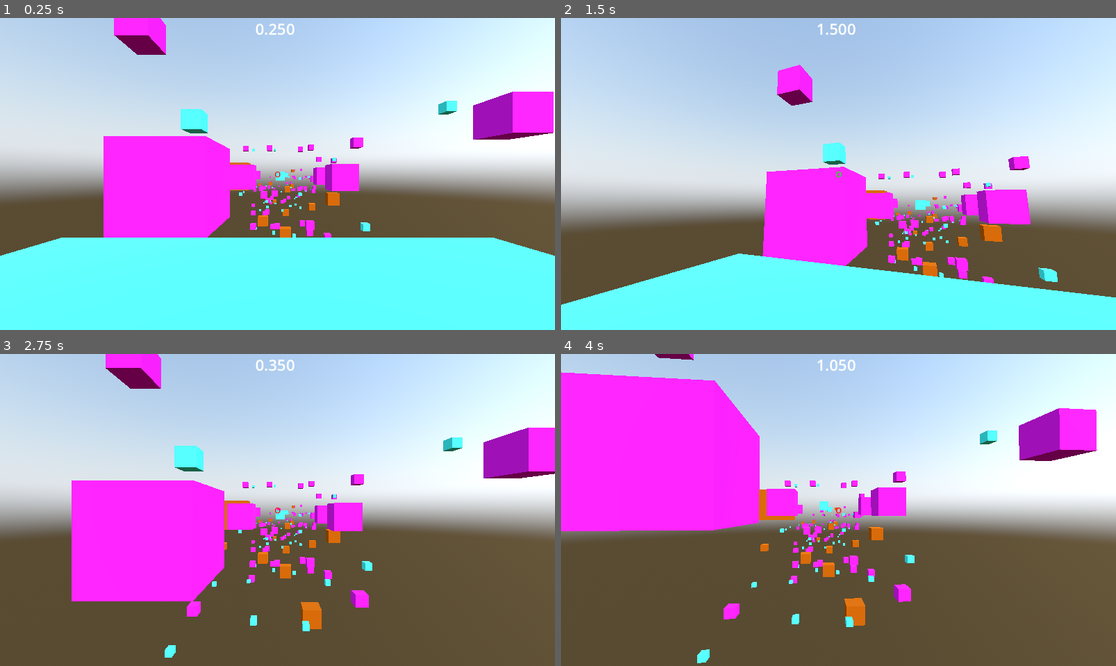
Above: before the commit, frames 1-4 (two rows, left to right).
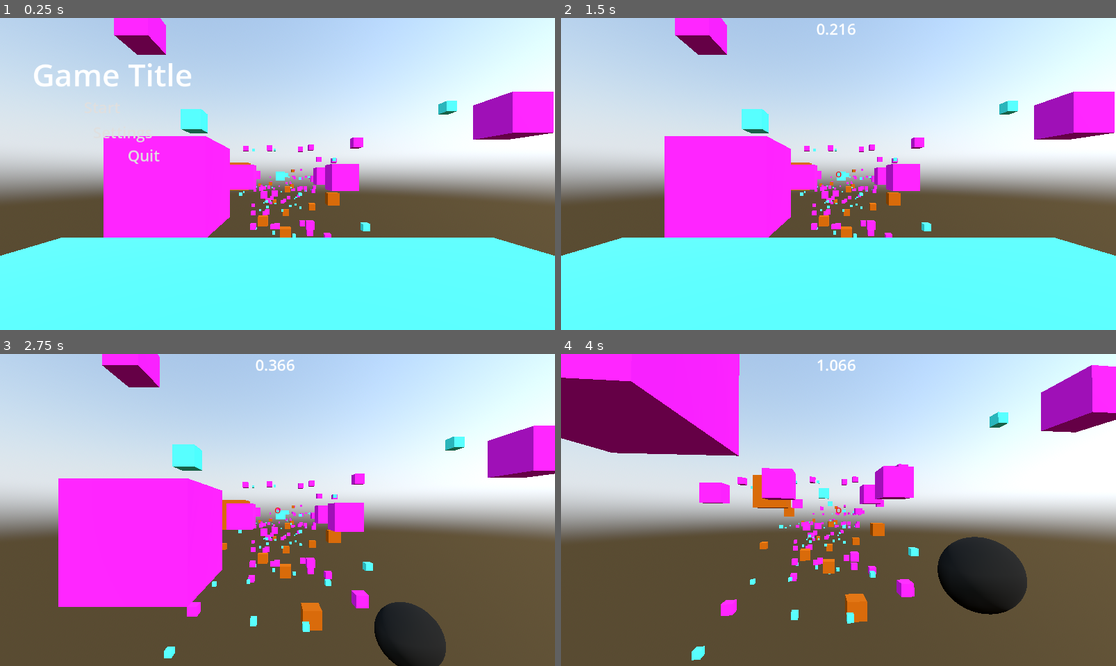
Above: after the commit, the same moments.

Repository: Ben-Bingham/GMTK-2025
Game: Godot game, scene res://main.tscn
Same seed, same stepped clock (60 frames per second), same inputs: the game is played once before the commit and once after it. Sound files missing from this copy of the repository are replaced by a short silence.
Inputs (mouse positions are in pixels of both pictures, inside the frame that each line leads up to):
- Up to frame 1 (0.25 s): no input
- Up to frame 2 (1.5 s): click (683, 133) at 0.5 s, where only the run after the commit has a clickable "Settings"; click (660, 108) at 1.25 s, where only the run after the commit has a clickable "Start"
- Up to frame 3 (2.75 s): tap Enter at 2 s; move the mouse to (305, 510) at 2.02 s; press the mouse at (305, 510) at 2.03 s; hold W (move_forward) from 2.03 s (still down); tap Space (jump) at 2.27, 2.57 s; tap R at 2.3 s
- Up to frame 4 (4 s): keep holding W (move_forward); move the mouse to (810, 510) at 2.77 s; release the mouse at (810, 510) at 2.78 s; tap R at 2.85 s; tap Space (jump) at 3.02, 3.05, 3.32 s; move the mouse to (849, 503) at 3.52 s; hold Space (jump) from 3.53 s (still down); click (849, 503) at 3.8 s

The runs differ from the first frame. In frame 1, 1.0% of the frame differs, in the area x 6-54%, y 1-52%; in frame 2, 44%, in the area x 0-100%, y 0-92%; in frame 3, 4.5%; in frame 4, 27%.

Commit message:
Refined restart and pause menu

Diff:
--- /dev/null
+++ b/default_bus_layout.tres
@@ -0,0 +1,4 @@
+[gd_resource type="AudioBusLayout" format=3 uid="uid://cdn2llv0p4rtt"]
+
+[resource]
+bus/0/volume_db = 0.0672607
--- a/main.gd
+++ b/main.gd
@@ -1,11 +1,69 @@
 extends Node
 
+var paused = true;
+var gameStarted = false;
+
+signal startGame;
+signal unpause;
+signal pause;
+
+signal restart;
+
 func _ready():
+	var startAndResumeButton = $PauseMenu/StartAndResume;
+	startAndResumeButton.text = "Start";
+
+func pauseFunc():
+	var startAndResumeButton = $PauseMenu/StartAndResume;
+	startAndResumeButton.text = "Resume";
+
+	var inGameUi = $InGameUI;
+	inGameUi.hide();
+
+	var pauseMenu = $PauseMenu;
+	pauseMenu.show();
+
+	Input.mouse_mode = Input.MOUSE_MODE_VISIBLE;
+
+	pause.emit();
+	paused = true;
+
+func unpauseFunc():
+	if !gameStarted:
+		startGame.emit();
+		gameStarted = true;
+
+	unpause.emit();
+
+	var inGameUi = $InGameUI;
+	inGameUi.show();
+
+	var pauseMenu = $PauseMenu;
+	pauseMenu.hide();
+
 	Input.mouse_mode = Input.MOUSE_MODE_CAPTURED;
+
+	paused = false;
 
 func _input(event):
 	if event is InputEventKey:
 		if event.keycode == KEY_ESCAPE:
-			get_tree().quit();
-		if event.keycode == KEY_R:
-			get_tree().reload_current_scene();
+			if !paused:
+				pauseFunc();
+
+		if event.keycode == KEY_R && !paused:
+			restart.emit();
+			var done = $InGameUI/Stopwatch/Done;
+			done.hide();
+
+			var inGameUi = $InGameUI;
+			inGameUi.show();
+
+func _on_start_and_resume_button_down() -> void:
+	unpauseFunc();
+
+func _on_settings_button_down() -> void:
+	pass # Replace with function body.
+
+func _on_quit_button_down() -> void:
+	get_tree().quit();
--- a/main.tscn
+++ b/main.tscn
@@ -68,6 +68,9 @@
 adjustment_enabled = true
 adjustment_saturation = 1.3
 
+[sub_resource type="LabelSettings" id="LabelSettings_2cqfq"]
+font_size = 64
+
 [node name="Main" type="Node"]
 script = ExtResource("1_0xm2m")
 
@@ -124,10 +127,11 @@
 autoplay = true
 script = ExtResource("11_2cqfq")
 
-[node name="CanvasLayer" type="CanvasLayer" parent="."]
+[node name="InGameUI" type="CanvasLayer" parent="."]
+visible = false
 follow_viewport_enabled = true
 
-[node name="Crosshair" type="Label" parent="CanvasLayer" node_paths=PackedStringArray("player")]
+[node name="Crosshair" type="Label" parent="InGameUI" node_paths=PackedStringArray("player")]
 anchors_preset = 8
 anchor_left = 0.5
 anchor_top = 0.5
@@ -143,7 +147,7 @@
 script = ExtResource("4_272bh")
 player = NodePath("../../Player")
 
-[node name="Stopwatch" type="Label" parent="CanvasLayer" node_paths=PackedStringArray("player")]
+[node name="Stopwatch" type="Label" parent="InGameUI" node_paths=PackedStringArray("player", "main")]
 anchors_preset = 5
 anchor_left = 0.5
 anchor_right = 0.5
@@ -154,8 +158,9 @@
 label_settings = SubResource("LabelSettings_5vw27")
 script = ExtResource("5_5vw27")
 player = NodePath("../../Player")
-
-[node name="Done" type="Label" parent="CanvasLayer/Stopwatch"]
+main = NodePath("../..")
+
+[node name="Done" type="Label" parent="InGameUI/Stopwatch"]
 visible = false
 layout_mode = 0
 offset_left = -447.5
@@ -165,7 +170,7 @@
 text = "Final Time: 9999.999"
 label_settings = SubResource("LabelSettings_kek77")
 
-[node name="Restart" type="Label" parent="CanvasLayer/Stopwatch/Done"]
+[node name="Restart" type="Label" parent="InGameUI/Stopwatch/Done"]
 layout_mode = 0
 offset_left = 44.0
 offset_top = 122.0
@@ -638,7 +643,7 @@
 transform = Transform3D(1, 0, 0, 0, 1, 0, 0, 0, 1, 0, -3.8464, 0)
 
 [node name="Finish Line" type="StaticBody3D" parent="Level"]
-transform = Transform3D(1, 0, 0, 0, 1, 0, 0, 0, 1, 2424.35, -36.6014, 43.3821)
+transform = Transform3D(1, 0, 0, 0, 1, 0, 0, 0, 1, 76.3861, -36.6014, 43.3821)
 
 [node name="CollisionShape3D" type="CollisionShape3D" parent="Level/Finish Line"]
 shape = SubResource("SphereShape3D_272bh")
@@ -650,4 +655,45 @@
 [node name="WorldEnvironment" type="WorldEnvironment" parent="."]
 environment = SubResource("Environment_4c57u")
 
+[node name="PauseMenu" type="CanvasLayer" parent="."]
+
+[node name="Title" type="Label" parent="PauseMenu"]
+offset_left = 67.0
+offset_top = 73.0
+offset_right = 400.0
+offset_bottom = 161.0
+text = "Game Title"
+label_settings = SubResource("LabelSettings_2cqfq")
+
+[node name="StartAndResume" type="Button" parent="PauseMenu"]
+offset_left = 146.0
+offset_top = 159.0
+offset_right = 278.0
+offset_bottom = 212.0
+theme_override_font_sizes/font_size = 32
+text = "Resume"
+flat = true
+
+[node name="Settings" type="Button" parent="PauseMenu"]
+offset_left = 189.0
+offset_top = 211.0
+offset_right = 321.0
+offset_bottom = 264.0
+theme_override_font_sizes/font_size = 32
+text = "Settings"
+flat = true
+
+[node name="Quit" type="Button" parent="PauseMenu"]
+offset_left = 233.0
+offset_top = 259.0
+offset_right = 365.0
+offset_bottom = 312.0
+theme_override_font_sizes/font_size = 32
+text = "Quit
+"
+flat = true
+
 [connection signal="finished" from="Player/Music" to="Player/Music" method="_on_finished"]
+[connection signal="button_down" from="PauseMenu/StartAndResume" to="." method="_on_start_and_resume_button_down"]
+[connection signal="button_down" from="PauseMenu/Settings" to="." method="_on_settings_button_down"]
+[connection signal="button_down" from="PauseMenu/Quit" to="." method="_on_quit_button_down"]
--- a/player.gd
+++ b/player.gd
@@ -35,11 +35,47 @@
 
 @export var finishSphere : StaticBody3D;
 
+var enableInput = false;
+
+func gameStart():
+	enableInput = true;
+
+func gameUnpause():
+	enableInput = true;
+
+func pause():
+	enableInput = false;
+
+func restart():
+	position = Vector3(0.0, 2.234, 0.0);
+	rotation = Vector3(0.0, deg_to_rad(-90.0), 0.0);
+	forward = Vector3(0.0, 0.0, -1.0);
+	right = Vector3(1.0, 0.0, 0.0);
+	up_direction = Vector3(0.0, 1.0, 0.0);
+	state = State.FALLING;
+
+	velocity = Vector3();
+
+	var cam = $Camera3D;
+	cam.rotation = Vector3(0.0, 0.0, 0.0);
+
+	hasWon = false;
+
+	var grapple = $Camera3D/RayCast3D/Grapple;
+	grapple.grappling = false;
+
+	var hook = $Camera3D/RayCast3D/Grapple/Hook;
+	hook.hide();
+
 func _ready():
 	motion_mode = CharacterBody3D.MOTION_MODE_GROUNDED;
+	get_parent().connect("startGame", gameStart);
+	get_parent().connect("unpause", gameUnpause);
+	get_parent().connect("pause", pause);
+	get_parent().connect("restart", restart);
 
 func _input(event):
-	if event is InputEventMouseMotion:
+	if event is InputEventMouseMotion && enableInput:
 		rotate_y(-event.relative.x * lookSensitivity);
 		forward = forward.rotated(Vector3.UP, -event.relative.x * lookSensitivity);
 
@@ -53,13 +89,13 @@
 
 	match state:
 		State.IDLE:
-			if Input.get_vector("move_left", "move_right", "move_backward", "move_forward"):
+			if Input.get_vector("move_left", "move_right", "move_backward", "move_forward") && enableInput:
 				state = State.RUNNING
 
-			if Input.is_action_pressed("jump"):
+			if Input.is_action_pressed("jump") && enableInput:
 				state = State.JUMPING;
 
-			if Input.is_action_pressed("grapple") && rayCast.is_colliding():
+			if Input.is_action_pressed("grapple") && rayCast.is_colliding() && enableInput:
 				grapplePoint = rayCast.get_collision_point();
 				state = State.GRAPPLING;
 				start_grapple.emit();
@@ -81,10 +117,10 @@
 				state = State.FALLING;
 
 		State.RUNNING:
-			if !Input.get_vector("move_left", "move_right", "move_backward", "move_forward"):
+			if !Input.get_vector("move_left", "move_right", "move_backward", "move_forward") && enableInput:
 				state = State.IDLE;
 
-			if Input.is_action_pressed("grapple") && rayCast.is_colliding():
+			if Input.is_action_pressed("grapple") && rayCast.is_colliding() && enableInput:
 				grapplePoint = rayCast.get_collision_point();
 				state = State.GRAPPLING;
 				start_grapple.emit();
@@ -105,7 +141,7 @@
 			if velocity.length() > maxGroundSpeed:
 				velocity = velocity.normalized() * maxGroundSpeed;
 
-			if Input.is_action_pressed("jump"):
+			if Input.is_action_pressed("jump") && enableInput:
 				state = State.JUMPING;
 
 			if !is_on_floor():
@@ -116,7 +152,7 @@
 			state = State.FALLING;
 
 		State.FALLING:
-			if Input.is_action_pressed("grapple") && rayCast.is_colliding():
+			if Input.is_action_pressed("grapple") && rayCast.is_colliding() && enableInput:
 				grapplePoint = rayCast.get_collision_point();
 				state = State.GRAPPLING;
 				start_grapple.emit();
--- a/timer.gd
+++ b/timer.gd
@@ -3,21 +3,37 @@
 var elapsedTime = 0.0;
 
 var win = false;
+var pause = true;
 
 @export var player : CharacterBody3D;
+@export var main : Node;
 
 func finish():
 	win = true;
 
+func pauseFunc():
+	pause = true;
+
+func unpauseFunc():
+	pause = false;
+
+func restart():
+	elapsedTime = 0.0;
+	win = false;
+
 func _ready():
 	player.connect("finish", finish);
+	main.connect("pause", pauseFunc);
+	main.connect("unpause", unpauseFunc);
+	main.connect("restart", restart);
 
 func _process(dt):
-	if !win:
+	if !win && !pause:
 		elapsedTime += dt;
 
 		text = str(elapsedTime).pad_decimals(3);
-	else:
+
+	if win:
 		text = ""
 		var done = $Done;
 		done.text = "Final Time: " + str(elapsedTime).pad_decimals(3);
Not shown: 1 places in main.tscn that only renumber resources
